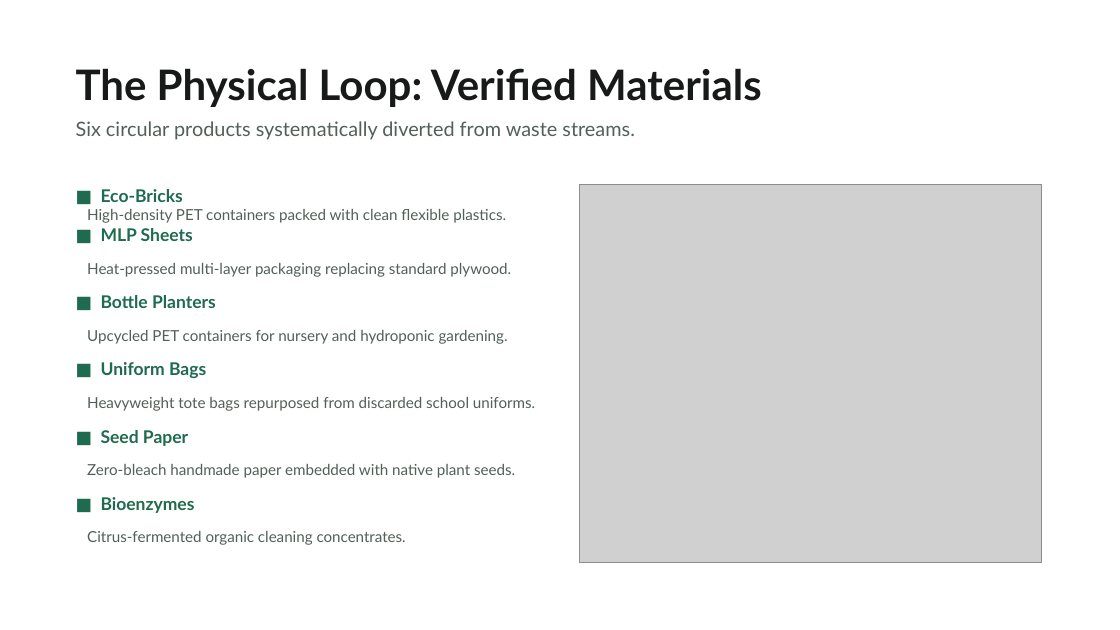
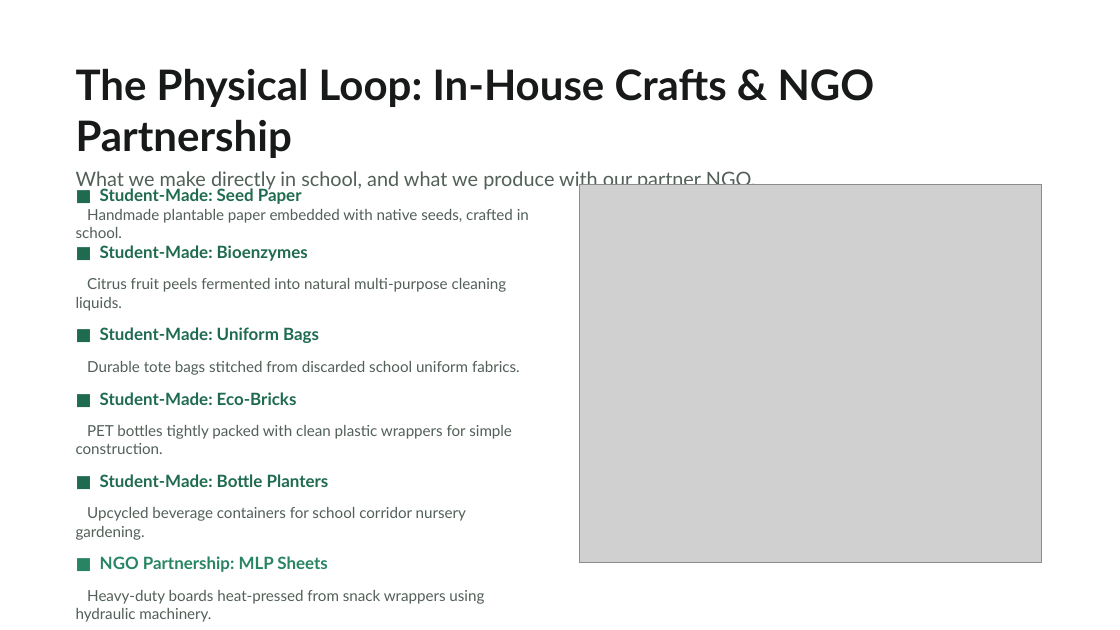
Before and after one commit to Harman209/ecoloop, a slide deck: slide 3 of docs/presentation/ecoloop-presentation.pptx. Drawn at 1120x630 pixels with LibreOffice and Linux fonts; fonts in the diff are those of the drawing; grey boxes stand for pictures. Boxes give left, top, right and bottom in pixels: in the first picture for what was removed or moved away, otherwise in the second. Text is boxed around its words. In the diff, an @@ line names an element or a change of style, - is before the commit and + after.

```diff
--- a/docs/presentation/ecoloop-presentation.pptx
+++ b/docs/presentation/ecoloop-presentation.pptx
@@ text at box(76, 68, 875, 191): text changed @@
-The Physical Loop: Verified Materials
-Six circular products systematically diverted from waste streams.
+The Physical Loop: In-House Crafts & NGO Partnership
+What we make directly in school, and what we produce with our partner NGO.
@@ text at box(76, 187, 529, 622): text changed @@
-■ Eco-Bricks
-High-density PET containers packed with clean flexible plastics.
-■ MLP Sheets
-Heat-pressed multi-layer packaging replacing standard plywood.
-■ Bottle Planters
-Upcycled PET containers for nursery and hydroponic gardening.
-■ Uniform Bags
-Heavyweight tote bags repurposed from discarded school uniforms.
-■ Seed Paper
-Zero-bleach handmade paper embedded with native plant seeds.
-■ Bioenzymes
-Citrus-fermented organic cleaning concentrates.
+■ Student-Made: Seed Paper
+Handmade plantable paper embedded with native seeds, crafted in school.
+■ Student-Made: Bioenzymes
+Citrus fruit peels fermented into natural multi-purpose cleaning liquids.
+■ Student-Made: Uniform Bags
+Durable tote bags stitched from discarded school uniform fabrics.
+■ Student-Made: Eco-Bricks
+PET bottles tightly packed with clean plastic wrappers for simple construction.
+■ Student-Made: Bottle Planters
+Upcycled beverage containers for school corridor nursery gardening.
+■ NGO Partnership: MLP Sheets
+Heavy-duty boards heat-pressed from snack wrappers using hydraulic machinery.
```
Also in this commit, not shown: 10 other slides changed, 2 slides added, 2 slides removed, 7 other files.
